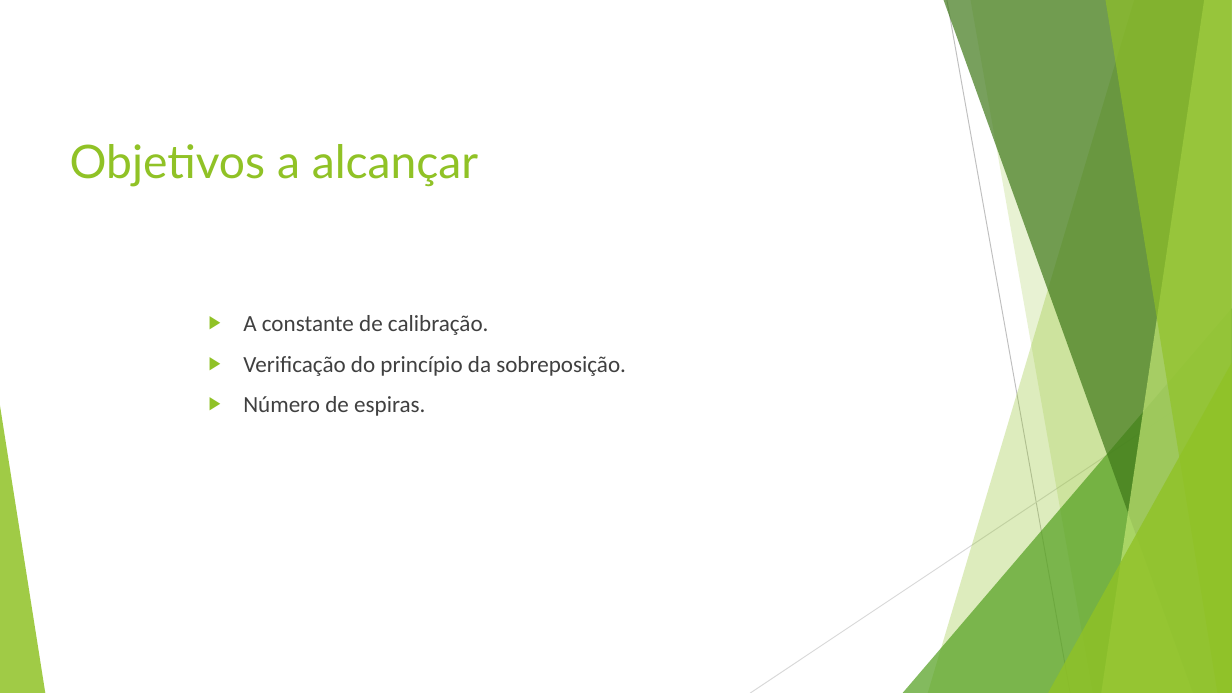
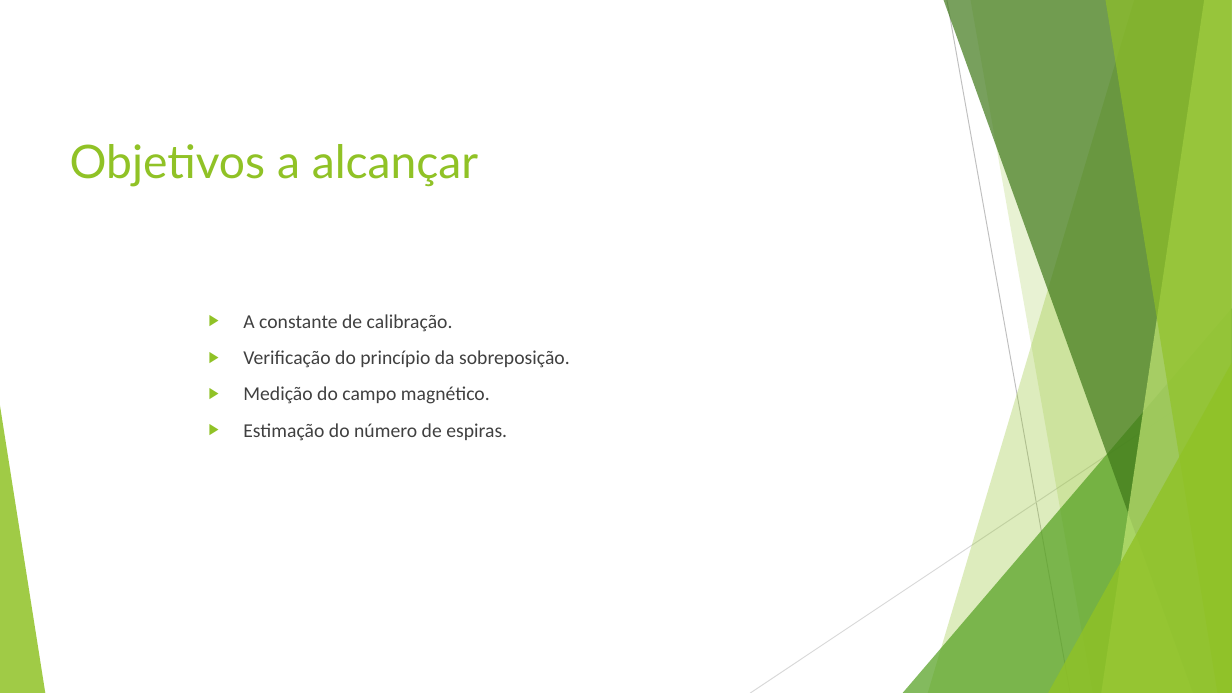
Before and after one commit to jok1n9/MCE, a slide deck: slide 6 of AprestOralMCE.pptx. Drawn at 1232x693 pixels with LibreOffice and Linux fonts; fonts in the diff are those of the drawing. Boxes give left, top, right and bottom in pixels: in the first picture for what was removed or moved away, otherwise in the second. Text is boxed around its words. In the diff, an @@ line names an element or a change of style, - is before the commit and + after.

Commit message:
Conclusao 2.0

```diff
--- a/AprestOralMCE.pptx
+++ b/AprestOralMCE.pptx
@@ text at <box>243,314,570,368</box>: size 18 to 15.3 pt in "A constante de calibração.", "Verificação do princípio da sobreposição." @@
@@ text at <box>243,386,507,441</box>: text changed; size 18 to 15.3 pt @@
-▶ Número de espiras.
+▶ Medição do campo magnético.
+▶ Estimação do número de espiras.
```
